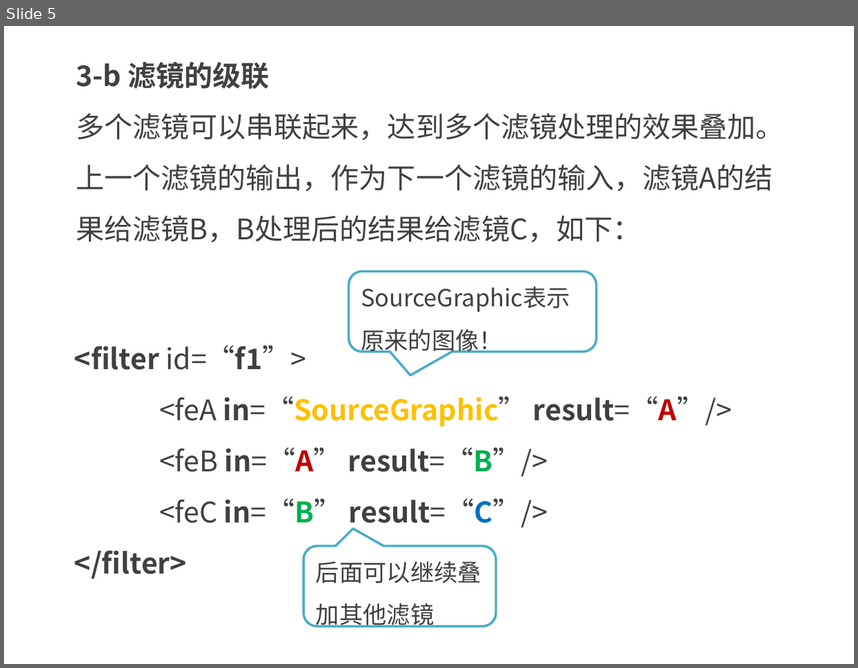
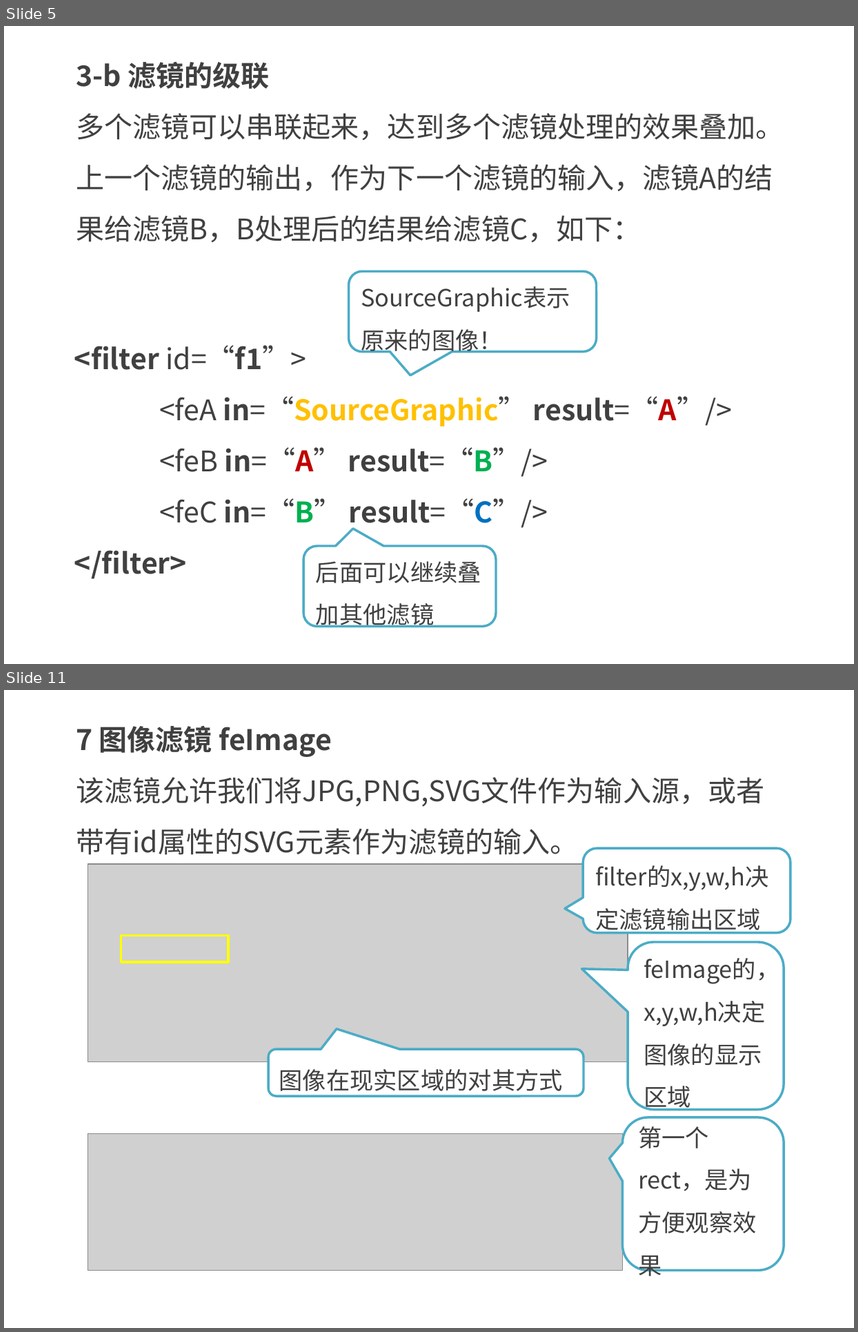
Before and after one commit to kong66/webAni, a slide deck: 13-svg-filter1/svg-filter-1.pptx. Shown one above the other, each under a label of ours: slide 5 before the commit, slides 5 and 11 after it; the slides between them are not shown. The pictures are 858x668 and 858x1332 pixels, drawn with LibreOffice and Linux fonts; fonts in the diff are those of the drawing; grey boxes stand for pictures. Boxes give left, top, right and bottom in pixels: in the first picture for what was removed or moved away, otherwise in the second. Text is boxed around its words. In the diff, an @@ line names an element or a change of style, - is before the commit and + after.

```diff
--- a/13-svg-filter1/svg-filter-1.pptx
+++ b/13-svg-filter1/svg-filter-1.pptx
@@ slide 11 added at (4, 690, 854, 1328), background #FFFFFF @@
@@ text added at (76, 726, 764, 855), 24 pt, text #404040 @@
+7 图像滤镜 feImage
+该滤镜允许我们将JPG,PNG,SVG文件作为输入源，或者带有id属性的SVG元素作为滤镜的输入。
@@ rounded speech box added at (583, 848, 791, 933), fill #FFFFFF, outline #4BACC6 2 pt, 20 pt, text #404040 @@
+filter的x,y,w,h决定滤镜输出区域
@@ picture added at (87, 865, 628, 1061) @@
@@ rectangle added at (121, 935, 228, 961), outline #FFFF00 2 pt @@
@@ rounded speech box added at (628, 942, 784, 1109), fill #FFFFFF, outline #4BACC6 2 pt, 20 pt, text #404040 @@
+feImage的，x,y,w,h决定图像的显示区域
@@ rounded speech box added at (268, 1049, 584, 1096), fill #FFFFFF, outline #4BACC6 2 pt, 20 pt, text #404040 @@
+图像在现实区域的对其方式
@@ rounded speech box added at (623, 1116, 784, 1270), fill #FFFFFF, outline #4BACC6 2 pt, 20 pt, text #404040 @@
+第一个rect，是为方便观察效果
@@ picture added at (87, 1134, 622, 1270) @@
```
Also in this commit, not shown: 6 slides changed, 16 other slides added, 5 slides removed, 26 other files.
